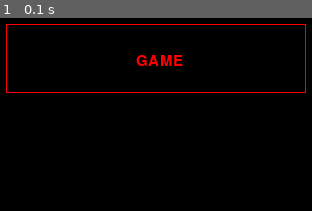
Above: before the commit, frame 1.
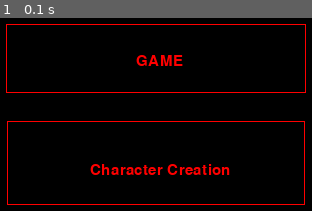
Above: after the commit, the same moment.

Repository: bbzylstra/dndgame
Game: pygame game, started from branches/open_screen.py
Same seed, same stepped clock (60 frames per second), same inputs: the game is played once before the commit and once after it. The source is Python 2; it was converted automatically to run under Python 3.
Inputs:
- Up to frame 1 (0.1 s): no input

The runs differ from the first frame. In frame 1, 2.5% of the frame differs, in the area x 2-98%, y 53-97%.

Commit message:
Finsihed game text

Diff:
--- a/branches/open_screen.py
+++ b/branches/open_screen.py
@@ -22,6 +22,9 @@
     pygame.draw.rect(screen, (255, 0, 0), (169, 17, 300, 69),1)
     game = game_font.render("GAME", True, (255,0, 0), (0, 0, 0))
     screen.blit(game, (299,47) )
+    pygame.draw.polygon(screen, (255, 0, 0), [(170, 114),(467,114), (467, 197),(170,197)],1)
+    game = game_font.render("Character Creation", True, (255,0, 0), (0, 0, 0))
+    screen.blit(game, (253,156) )
     pygame.display.flip()
     clock.tick(200)
 pygame.quit()
